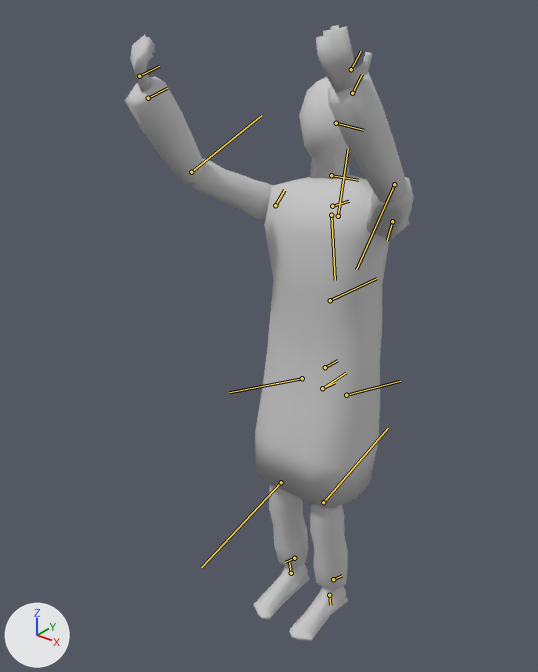
Two versions of the FBX model cookies/Assets/Models/Characters/cult_member.FBX, one commit apart.
Both versions are drawn from a camera (50 mm lens) standing at (0.772, -1.169, 1.353) and looking at (-0.076, -0.11, 0.696). Lighting does not change. The marker at lower left points along +X, +Y and +Z. Both versions are drawn at frame 196 of the action 'Take 001'; the numbers are the values there. The bones that bend it are drawn over the model as lines.

The first picture shows 'cult_member_left_bicep', 'cult_member_left_fibula', 'cult_member_left_foot', 'cult_member_left_forearm', 'cult_member_left_hand', 'cult_member_right_bicep', 'cult_member_right_fibula', 'cult_member_right_foot', 'cult_member_right_forearm', 'cult_member_right_hand', 'cult_member_torso'.
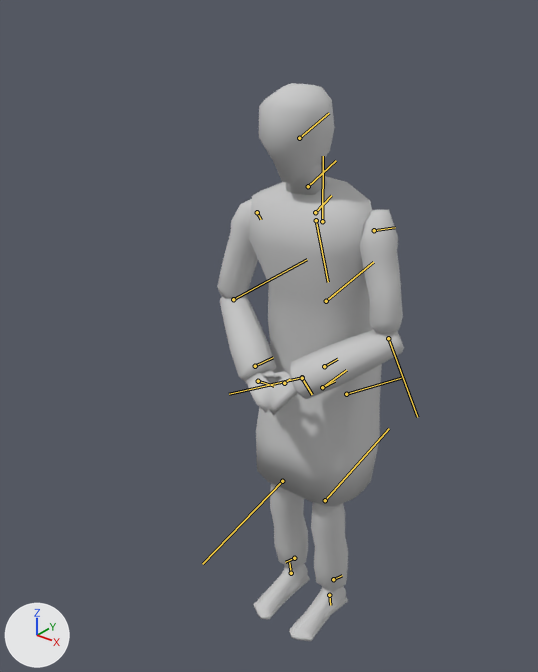
Boxes [x1, y1, x2, y2] around the edits, measured in the pictures (538 x 672 px):
'cult_member_torso', posed
    before: [255, 77, 390, 508]
    after: [249, 83, 382, 507]
'cult_member_left_forearm', posed (44% wider, 47% shorter)
    before: [328, 72, 407, 202]
    after: [290, 330, 404, 399]
'cult_member_right_forearm', posed
    before: [125, 76, 204, 185]
    after: [220, 294, 277, 382]
'cult_member_left_bicep', posed (10% narrower, 102% taller)
    before: [366, 177, 414, 238]
    after: [360, 209, 403, 333]
'cult_member_right_bicep', posed (49% narrower, 55% taller)
    before: [191, 159, 272, 223]
    after: [217, 199, 258, 299]
'cult_member_left_hand', posed
    before: [316, 25, 372, 92]
    after: [269, 371, 298, 416]
'cult_member_right_fibula', posed
    before: [269, 484, 308, 569]
    after: [270, 483, 308, 569]
'cult_member_right_hand', posed
    before: [130, 35, 155, 92]
    after: [246, 371, 281, 413]
bone 'Torus016', root to tip
    before: (330, 300) to (338, 296)
    after: (326, 301) to (335, 293)
bone 'cult_member_spine_bone_2', root to tip
    before: (330, 300) to (376, 278)
    after: (326, 301) to (373, 262)
bone 'cult_member_spine_bone_3', root to tip
    before: (332, 206) to (349, 201)
    after: (315, 212) to (331, 195)
bone 'cult_member_neck_bone', root to tip
    before: (331, 175) to (358, 180)
    after: (308, 186) to (336, 160)
bone 'Torus011', root to tip
    before: (275, 205) to (284, 190)
    after: (257, 212) to (261, 219)
bone 'Torus012', root to tip
    before: (191, 172) to (191, 172)
    after: (233, 299) to (233, 299)
bone 'cult_member_right_wrist_bone', root to tip
    before: (148, 98) to (167, 88)
    after: (255, 366) to (273, 357)
bone 'cult_member_right_hand_bone', root to tip
    before: (139, 76) to (159, 66)
    after: (258, 381) to (274, 386)
bone 'Torus013', root to tip
    before: (392, 221) to (387, 240)
    after: (374, 230) to (395, 227)
bone 'Torus014', root to tip
    before: (394, 184) to (394, 184)
    after: (388, 338) to (388, 338)
bone 'cult_member_left_wrist_bone', root to tip
    before: (352, 93) to (362, 74)
    after: (302, 378) to (312, 394)
bone 'cult_member_left_hand_bone', root to tip
    before: (351, 69) to (361, 51)
    after: (284, 383) to (290, 379)

The change in detail:
Bone 'Torus016' (bone_torus016) moves from (0.0, 0.0, 0.0) to (0.0, -0.6, 0.0).
Bone 'Torus016' (bone_torus016) turns from (0, 0, 0) to (11, 0, -1) degrees about its own x, y and z.
Bone 'cult_member_spine_bone_2' (bone_cult_member_spine_bone_2) moves from (3.3, -0.9, 0.1) to (3.3, -1.7, 0.1).
Bone 'cult_member_spine_bone_2' (bone_cult_member_spine_bone_2) turns from (0, -2, 5) to (0, -2, 3) degrees about its own x, y and z.
Bone 'cult_member_spine_bone_3' (bone_cult_member_spine_bone_3) turns from (0, -4, 5) to (1, 0, -6) degrees about its own x, y and z.
Bone 'cult_member_neck_bone' (bone_cult_member_neck_bone) turns from (0, 0, 10) to (1, 4, 0) degrees about its own x, y and z.
Bone 'Torus011' (bone_torus011) moves from (-0.5, -0.8, -0.5) to (-0.9, -0.7, -0.3).
Bone 'Torus011' (bone_torus011) turns from (-4, 3, -3) to (-79, 7, -93) degrees about its own x, y and z.
Bone 'Torus012' (bone_torus012) turns from (0, 0, 0) to (-61, 12, 34) degrees about its own x, y and z.
Bone 'cult_member_right_wrist_bone' (bone_cult_member_right_wrist_bone) turns from (0, 0, 0) to (-1, -4, -14) degrees about its own x, y and z.
Bone 'cult_member_right_hand_bone' (bone_cult_member_right_hand_bone) turns from (0, 0, 0) to (-67, -12, 34) degrees about its own x, y and z.
Bone 'Torus013' (bone_torus013) moves from (-0.6, 1.3, 0.4) to (-1.0, 1.0, 0.6).
Bone 'Torus013' (bone_torus013) turns from (0, -1, 5) to (91, -16, 103) degrees about its own x, y and z.
Bone 'Torus014' (bone_torus014) turns from (0, 0, 0) to (71, -20, -54) degrees about its own x, y and z.
Bone 'cult_member_left_wrist_bone' (bone_cult_member_left_wrist_bone) turns from (0, 0, 0) to (109, -29, 19) degrees about its own x, y and z.
Bone 'cult_member_left_hand_bone' (bone_cult_member_left_hand_bone) turns from (0, 0, 0) to (-70, -15, 3) degrees about its own x, y and z.
